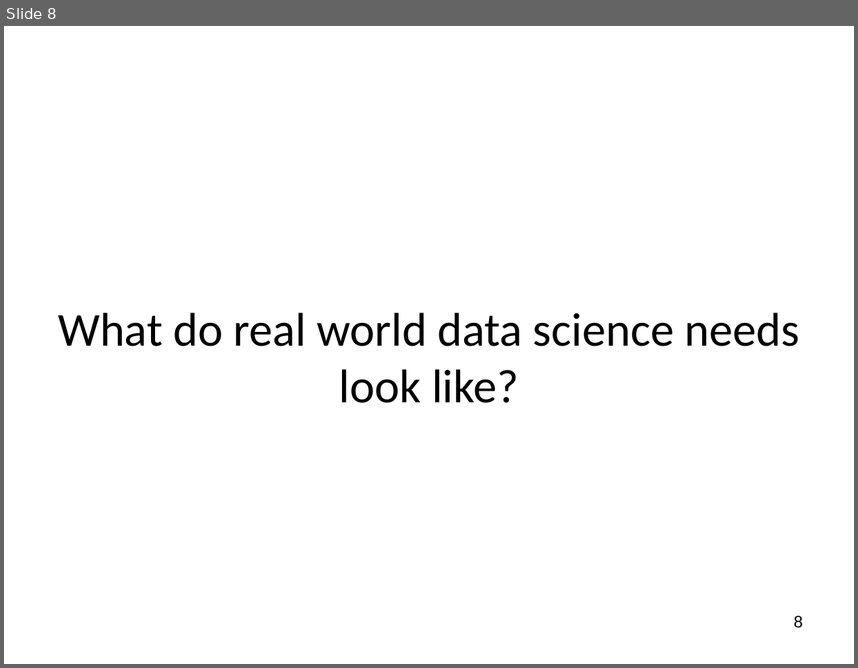
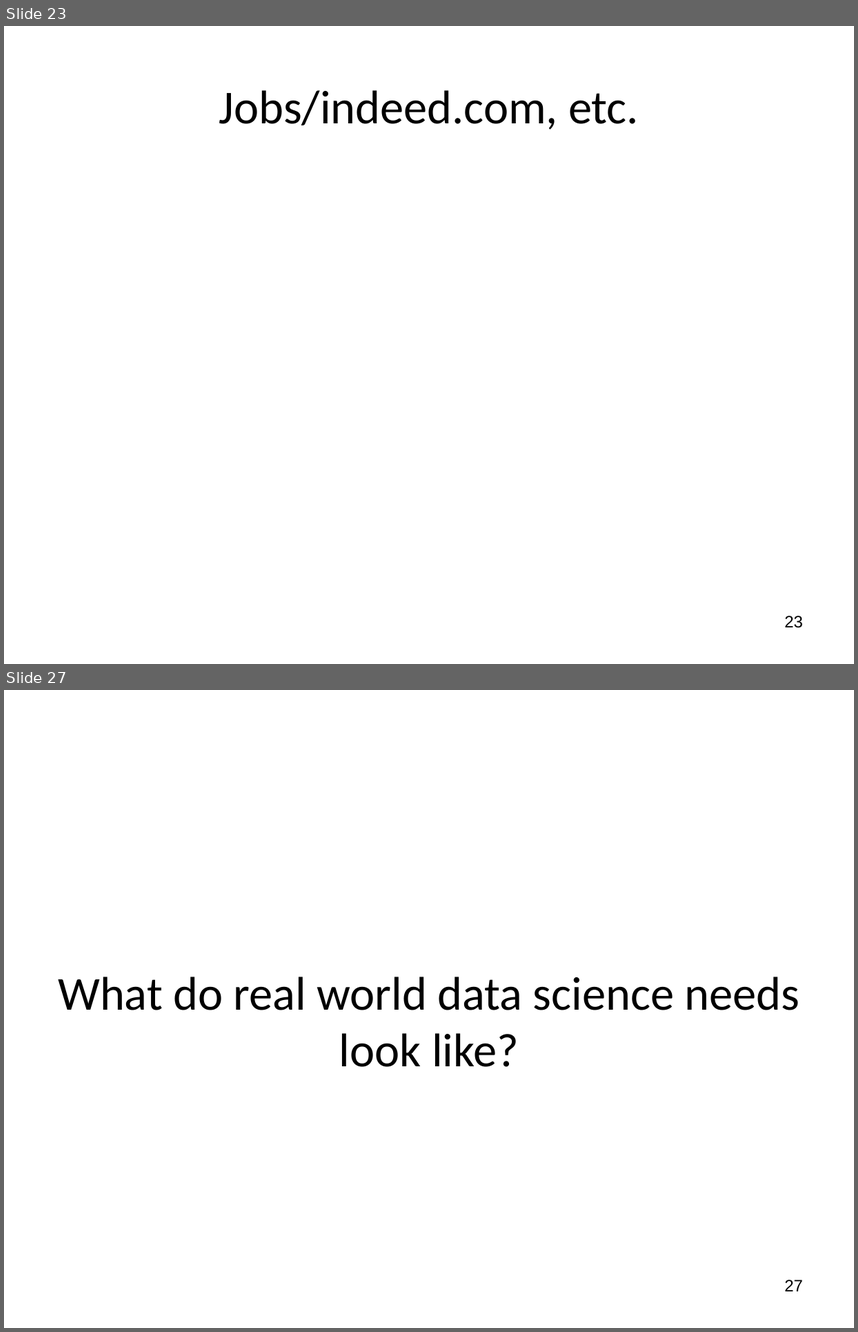
Before and after one commit to wsphd/datajam2018, a slide deck: dj2018.pptx. Shown one above the other, each under a label of ours: slide 8 before the commit, slides 23 and 27 after it; the slides between them are not shown. The pictures are 858x668 and 858x1332 pixels, drawn with LibreOffice and Linux fonts; fonts in the diff are those of the drawing. Boxes give left, top, right and bottom in pixels: in the first picture for what was removed or moved away, otherwise in the second. Text is boxed around its words. In the diff, an @@ line names an element or a change of style, - is before the commit and + after.

```diff
--- a/dj2018.pptx
+++ b/dj2018.pptx
@@ slide 23 added at [4,26,854,664], background #FFFFFF @@
@@ title added at [219,90,639,129], 40 pt, text #000000 @@
+Jobs/indeed.com, etc.
@@ page number added at [784,615,803,628], 14 pt, text #000000 @@
+23
@@ what was slide 8 is now slide 27 @@
@@ page number at [784,1279,803,1291]: text changed @@
-8
+27
```
Also in this commit, not shown: 4 slides changed, 18 other slides added.
